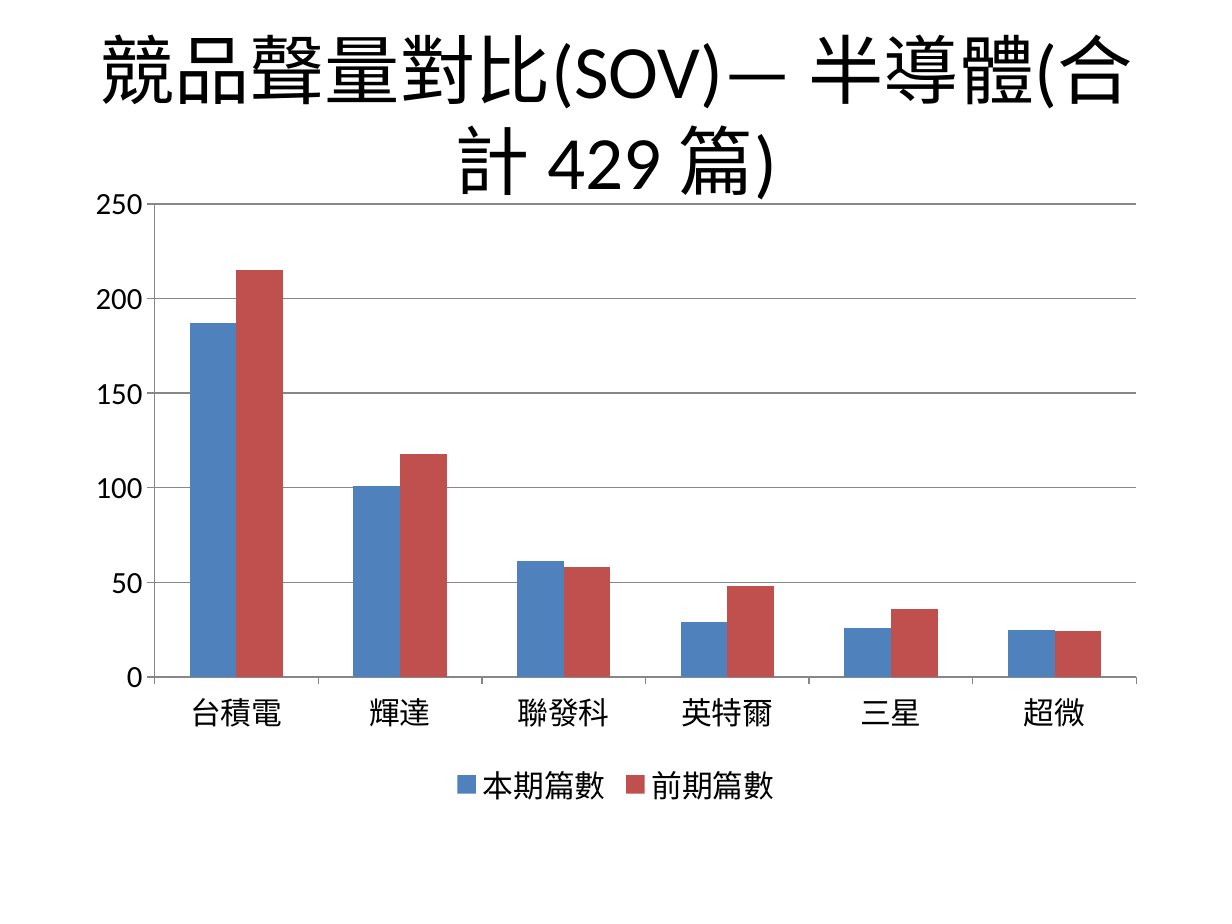
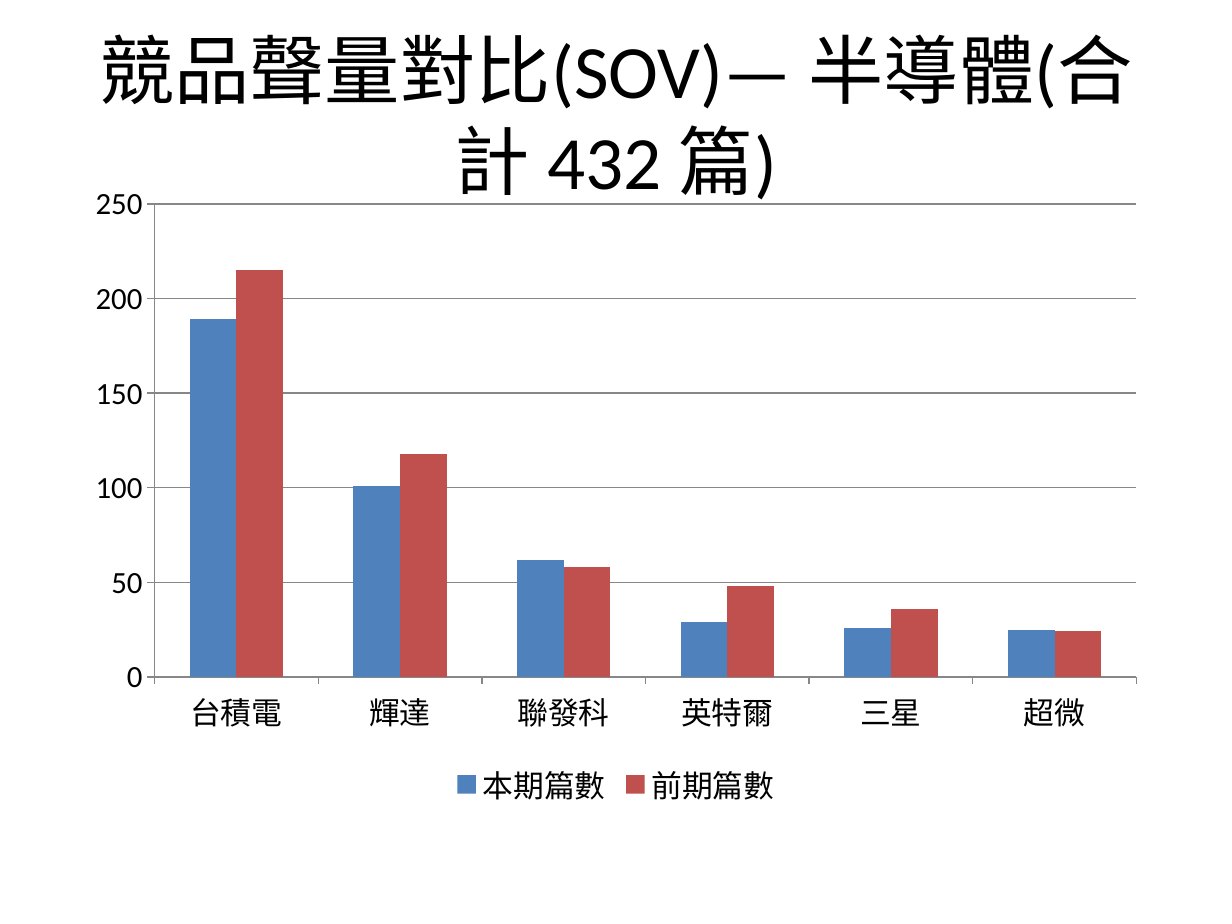
Before and after one commit to AndyChen825/industry-monitor, a slide deck: slide 5 of docs/reports/台灣產業趨勢監測週報_2026-09-21_2026-09-28.pptx. Drawn at 1232x924 pixels with LibreOffice and Linux fonts; fonts in the diff are those of the drawing. Boxes give left, top, right and bottom in pixels: in the first picture for what was removed or moved away, otherwise in the second. Text is boxed around its words. In the diff, an @@ line names an element or a change of style, - is before the commit and + after.

```diff
--- a/docs/reports/台灣產業趨勢監測週報_2026-09-21_2026-09-28.pptx
+++ b/docs/reports/台灣產業趨勢監測週報_2026-09-21_2026-09-28.pptx
@@ title at box(99, 34, 1133, 205): text changed @@
-競品聲量對比(SOV)— 半導體(合計 429 篇)
+競品聲量對比(SOV)— 半導體(合計 432 篇)
@@ column chart at box(74, 172, 1158, 813) @@
@@ 本期篇數, 台積電: 187 to 189 @@
@@ 本期篇數, 聯發科: 61 to 62 @@
```
Also in this commit, not shown: 4 other slides changed, 6 other files.
